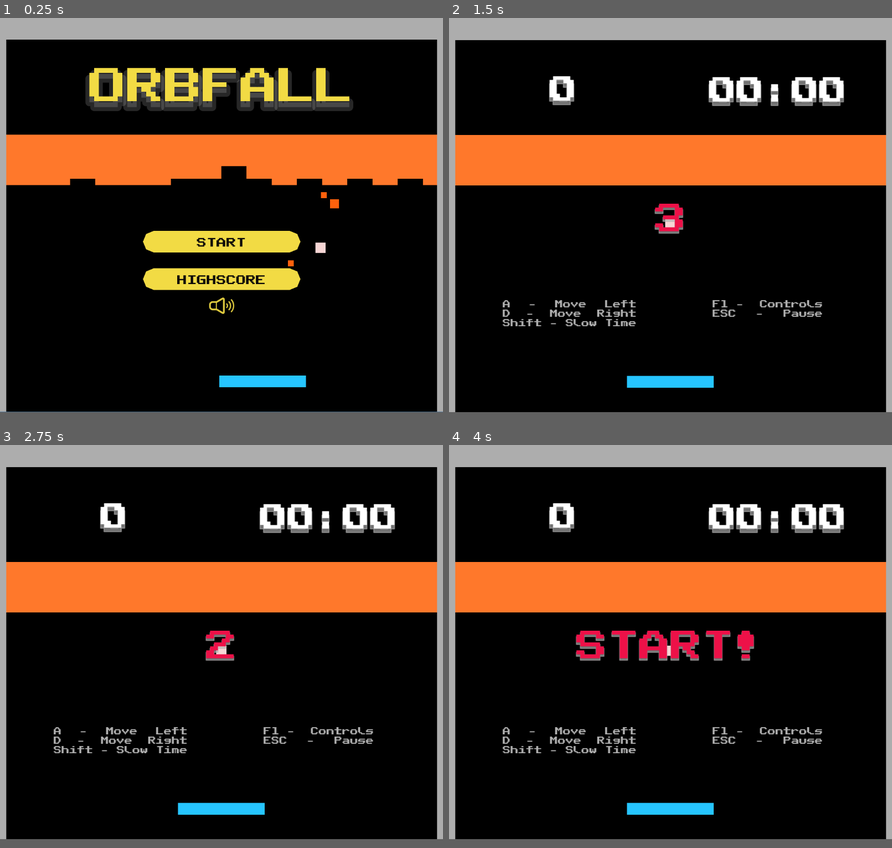
Above: before the commit, frames 1-4 (two rows, left to right).
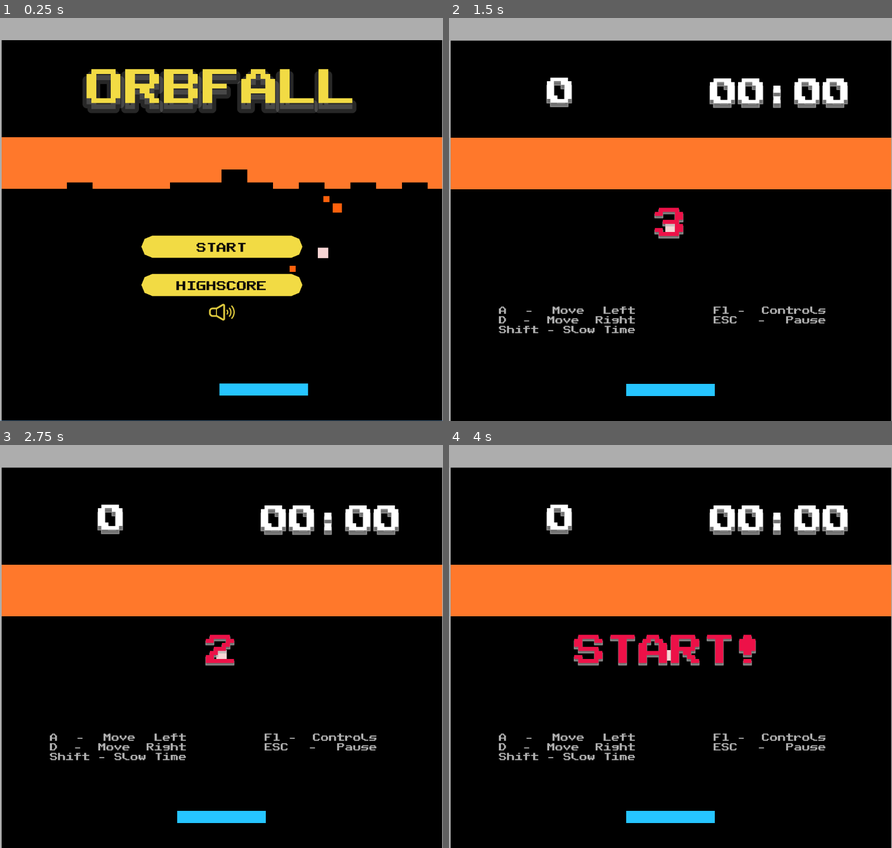
Above: after the commit, the same moments.

Repository: KeiGar/OrbFall
Game: Godot game, scene res://scenes/menus/main_menu_controls.tscn
The game is run twice, just before and just after one commit, with the same random seed, the same clock (stepped at 60 frames per second) and the same inputs.
Inputs (mouse positions are in pixels of both pictures, inside the frame that each line leads up to):
- Up to frame 1 (0.25 s): no input
- Up to frame 2 (1.5 s): click "START" at 0.5 s; tap Enter at 1.25 s; move the mouse to (767, 195) at 1.27 s; hold D (player_moveRight) from 1.28 s (still down); hold Enter from 1.28 s (still down); click (767, 195) at 1.42 s
- Up to frame 3 (2.75 s): tap Space at 2 s; move the mouse to (132, 662) at 2.02 s; release D (player_moveRight) at 2.03 s; release Enter at 2.03 s; hold Shift (slow_down_time) from 2.03 s (still down); tap Enter at 2.1 s
- Up to frame 4 (4 s): tap Enter at 2.75, 3.6 s; move the mouse to (714, 553) at 2.77 s; release Shift (slow_down_time) at 2.78 s; hold Enter 2.78-3.53 s; hold D (player_moveRight) from 2.78 s (still down); tap Space at 3.5 s; move the mouse to (648, 719) at 3.52 s; click (648, 719) at 3.67 s
In our replay, the window is 800x711 before the commit and 800x727 after it. These sizes can differ from the game's own. Grey fills any space a smaller window leaves; there, only what the larger window draws over its background counts as a difference.

The runs differ from the first frame. In frame 1, 11% of the frame differs, in the area x 0-100%, y 5-100%; in frame 2, 8.2%; in frame 3, 8.2%; in frame 4, 9.5%.

Commit message:
game should launch in landscape mode on portable displays

Diff:
--- a/project.godot
+++ b/project.godot
@@ -17,6 +17,7 @@
 config/name="OrbFall"
 run/main_scene="uid://b3ceglkuwrcgy"
 config/features=PackedStringArray("4.6", "Forward Plus")
+run/max_fps=30
 config/icon="uid://dy5oeu5asr2l1"
 
 [autoload]
@@ -27,12 +28,10 @@
 
 [display]
 
-window/size/viewport_width=1125
+window/size/viewport_width=1100
 window/size/viewport_height=1000
 window/size/mode=3
-window/size/resizable=false
 window/stretch/mode="viewport"
-window/handheld/orientation=1
 
 [input]
 
@@ -68,3 +67,7 @@
 "events": [Object(InputEventKey,"resource_local_to_scene":false,"resource_name":"","device":-1,"window_id":0,"alt_press …(195 unchanged characters)…
 ]
 }
+
+[rendering]
+
+textures/vram_compression/import_etc2_astc=true
